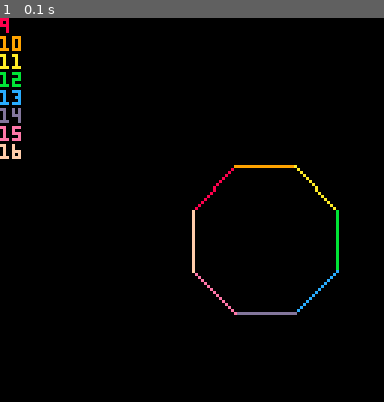
Above: before the commit, frame 1.
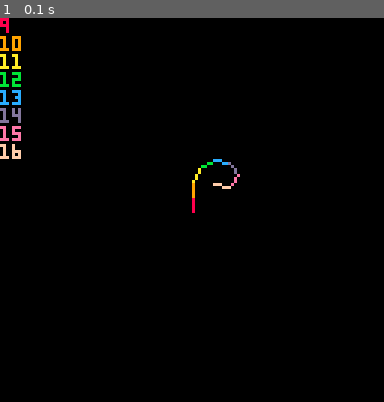
Above: after the commit, the same moment.

Repository: eduvf/PICO-8-experiments
Game: PICO-8 cartridge code.p8
The game is run twice, just before and just after one commit, with the same random seed, the same clock (stepped at 60 frames per second) and the same inputs.
Inputs:
- Up to frame 1 (0.1 s): no input

The runs differ from the first frame. In frame 1, 1.1% of the frame differs, in the area x 50-89%, y 36-78%.

Commit message:
test var y

Diff:
--- a/code.p8
+++ b/code.p8
@@ -3,13 +3,15 @@
 __lua__
 function _init()
   code = {
-    {op = 'set x',   arg = 8},
-    {op = 'repeat',  arg = 8},
-    {op = 'color',   arg = 'x'},
-    {op = 'turn',    arg = 45},
-    {op = 'forward', arg = 20},
-    {op = 'add to x',arg = 1},
-    {op = 'print',   arg = 'x'},
+    {op = 'set x',    arg = 8   },
+    {op = 'set y',    arg = 0   },
+    {op = 'repeat',   arg = 8  },
+    {op = 'color',    arg = 'x' },
+    {op = 'turn',     arg = 'y' },
+    {op = 'forward',  arg = 5   },
+    {op = 'add to x', arg = 1   },
+    {op = 'add to y', arg = 10  },
+    {op = 'print',    arg = 'x' },
     {op = 'end'}
   }
   turtle = {
